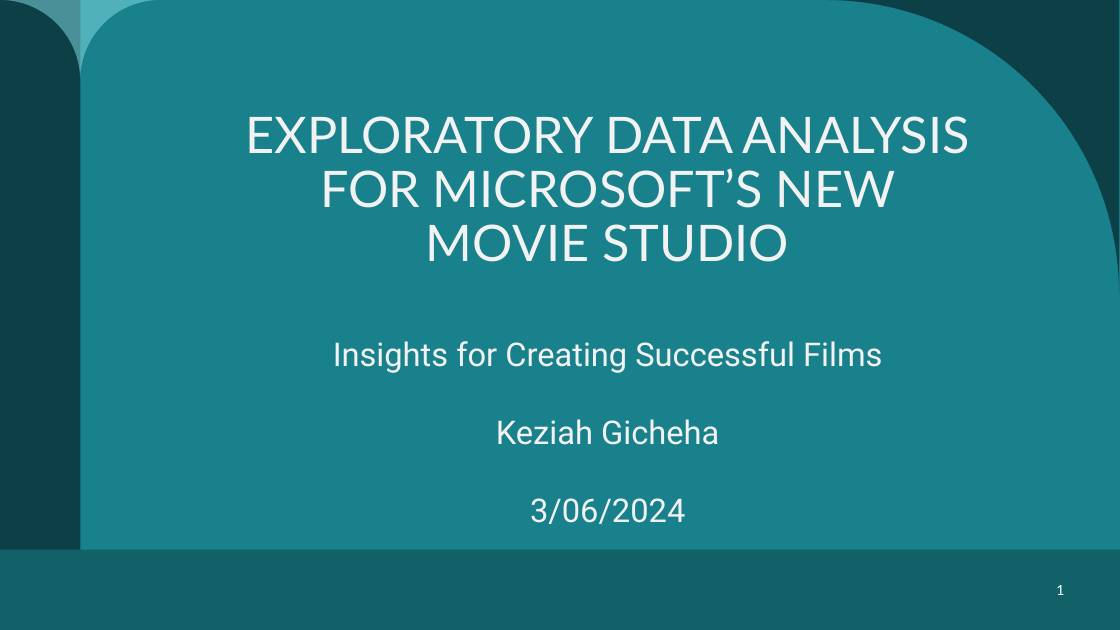
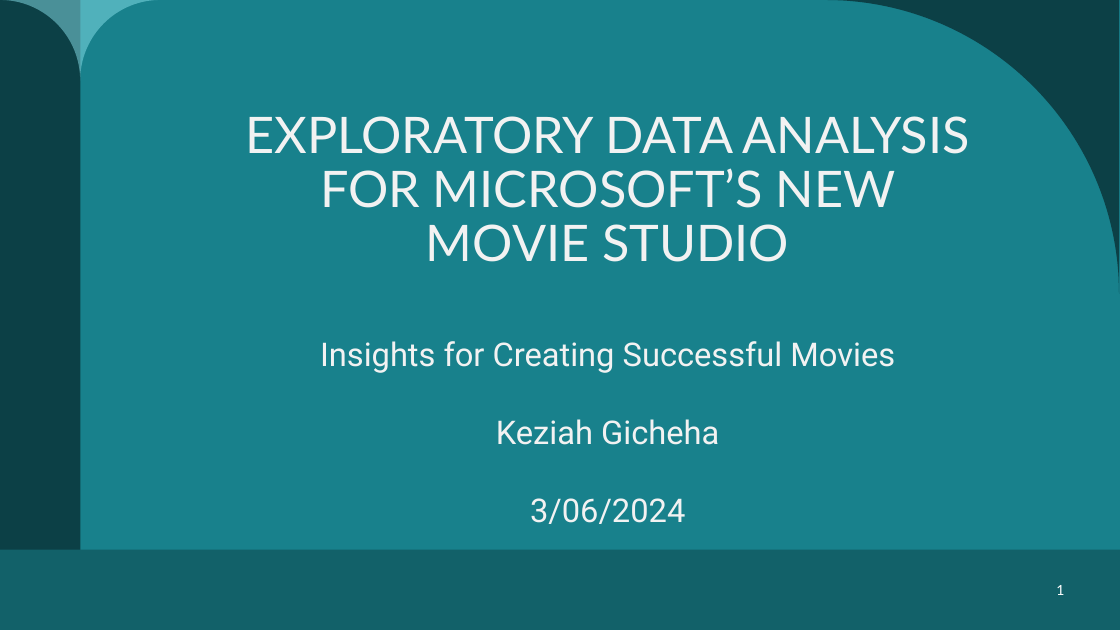
Before and after one commit to wambuiGicheha/Project1, a slide deck: slide 1 of Presentation.pptx. Drawn at 1120x630 pixels with LibreOffice and Linux fonts; fonts in the diff are those of the drawing. Boxes give left, top, right and bottom in pixels: in the first picture for what was removed or moved away, otherwise in the second. Text is boxed around its words. In the diff, an @@ line names an element or a change of style, - is before the commit and + after.

```diff
--- a/Presentation.pptx
+++ b/Presentation.pptx
@@ text at box(320, 341, 895, 373): text changed @@
-Insights for Creating Successful Films
+Insights for Creating Successful Movies
```
Also in this commit, not shown: 2 other slides changed.
